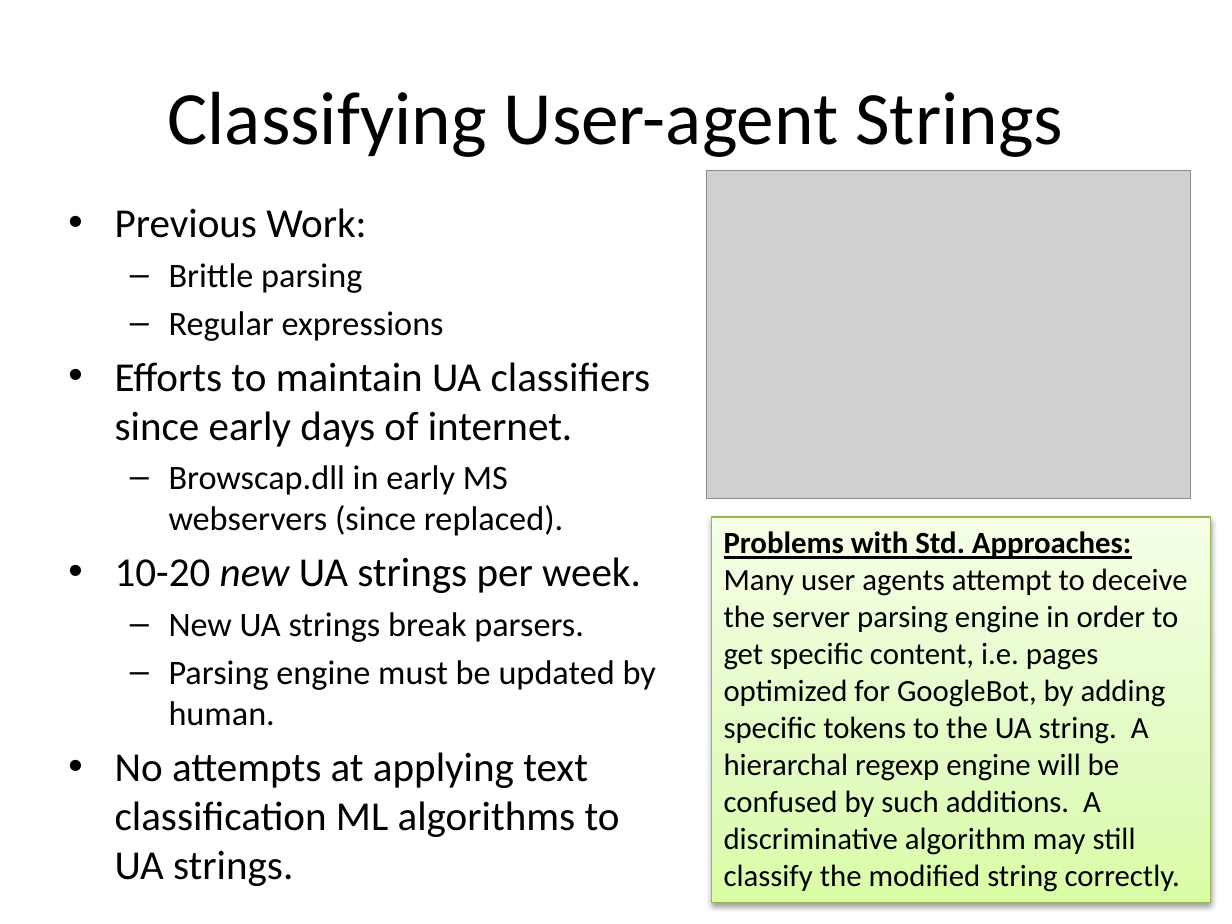
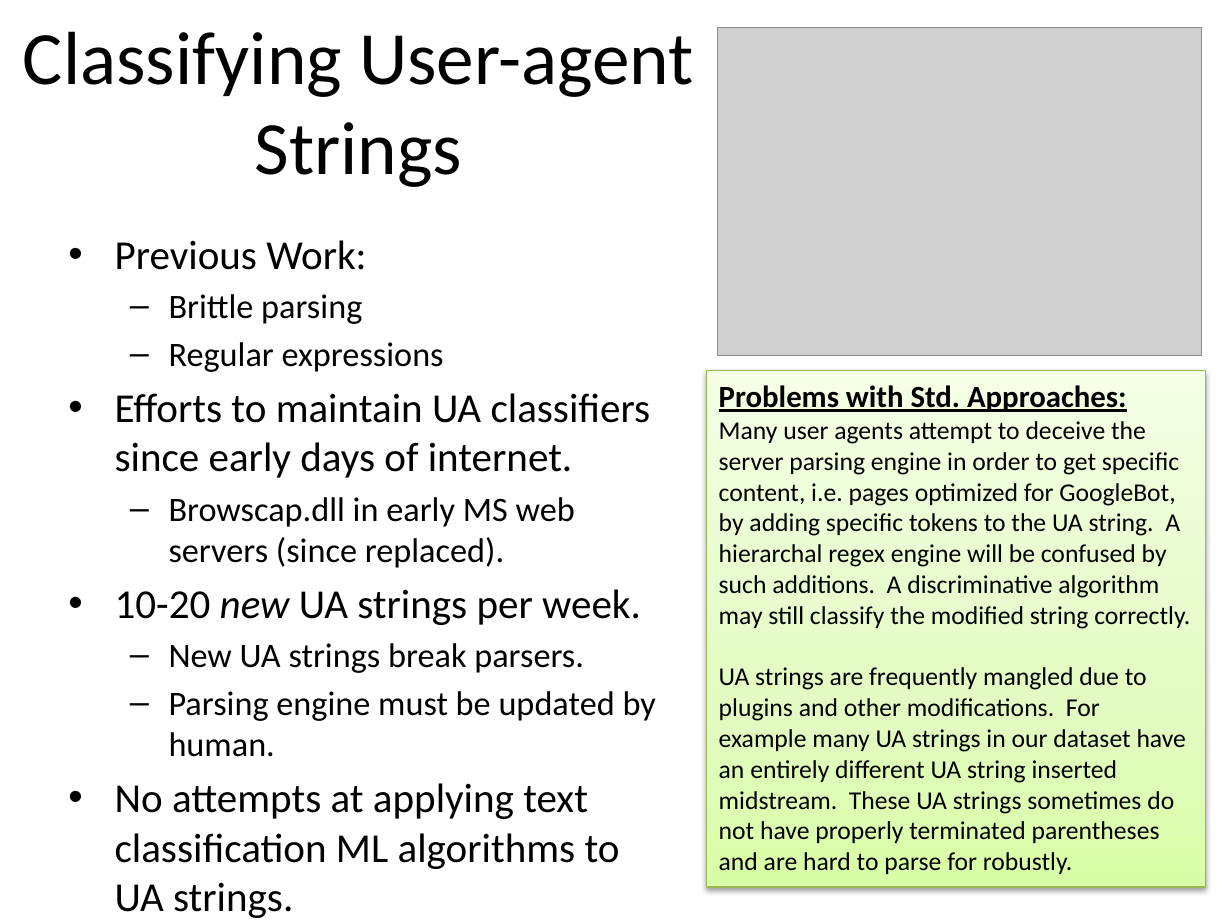
Before and after one commit to bholley/maul, a slide deck: slide 3 of poster/poster.pptx. Drawn at 1232x924 pixels with LibreOffice and Linux fonts; fonts in the diff are those of the drawing; grey boxes stand for pictures. Boxes give left, top, right and bottom in pixels: in the first picture for what was removed or moved away, otherwise in the second. Text is boxed around its words. In the diff, an @@ line names an element or a change of style, - is before the commit and + after.

```diff
--- a/poster/poster.pptx
+++ b/poster/poster.pptx
@@ title "Classifying User-agent Strings" rewrapped from [168, 91, 1062, 157] to [23, 31, 694, 187] @@
@@ picture: place and size @@
-picture at [707, 170, 1191, 498]
+picture at [718, 28, 1202, 356]
@@ text "Previous Work:": place and size @@
-text "Previous Work:" at [115, 208, 656, 886]
+text "Previous Work:" at [115, 240, 656, 918]
@@ rectangle "Problems with Std. Approaches:": place and size @@
-rectangle "Problems with Std. Approaches:" at [711, 517, 1210, 903]
+rectangle "Problems with Std. Approaches:" at [707, 371, 1206, 887]
@@ text in rectangle at [719, 421, 1190, 874]: text changed; size 18 to 15 pt @@
-Many user agents attempt to deceive the server parsing engine in order to get specific content, i.e. pages optimized for GoogleBot, by adding specific tokens to the UA string. A hierarchal regexp engine will be confused by such additions. A discriminative algorithm may still classify the modified string correctly.
+Many user agents attempt to deceive the server parsing engine in order to get specific content, i.e. pages optimized for GoogleBot, by adding specific tokens to the UA string. A hierarchal regex engine will be confused by such additions. A discriminative algorithm may still classify the modified string correctly.
+UA strings are frequently mangled due to plugins and other modifications. For example many UA strings in our dataset have an entirely different UA string inserted midstream. These UA strings sometimes do not have properly terminated parentheses and are hard to parse for robustly.
@@ text at [169, 497, 575, 568]: spaces changed @@
-  – Browscap.dll in early MS webservers (since replaced).
+  – Browscap.dll in early MS web servers (since replaced).
```
Also in this commit, not shown: 3 other slides changed, 1 slide added, 1 slide removed, 1 other file.
